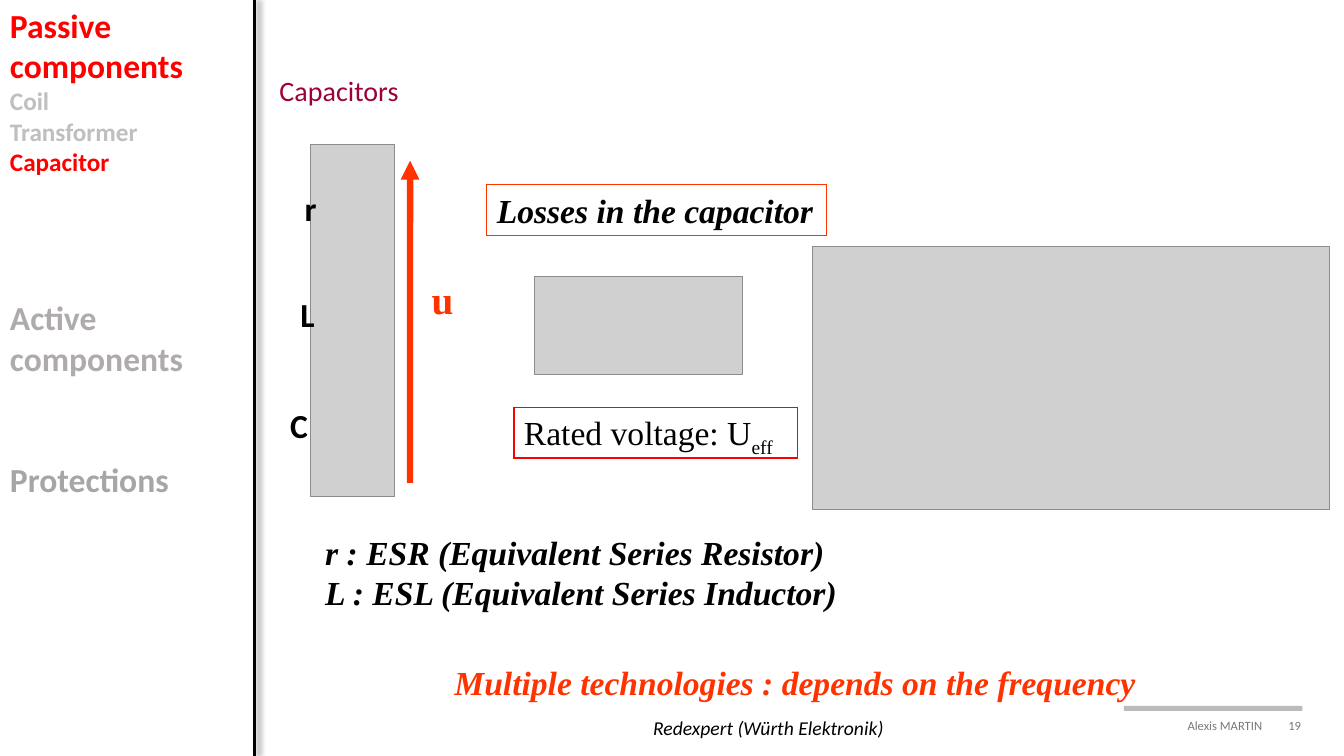
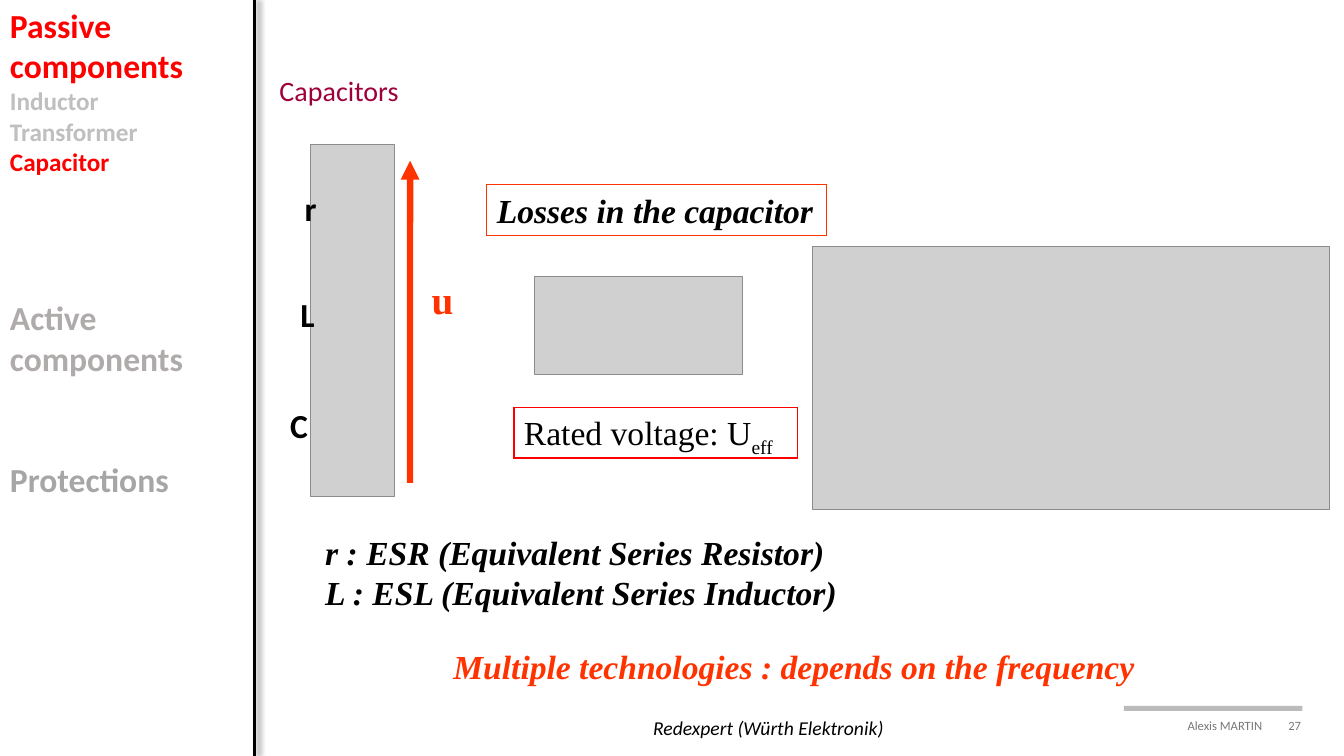
Before and after one commit to alexismartin46/Cours_Electronique_de_Puissance_FISE2, a slide deck: slide 27 of Cours/Cours3_components.pptx (slide 19 before the commit). Drawn at 1344x756 pixels with LibreOffice and Linux fonts; fonts in the diff are those of the drawing; grey boxes stand for pictures; background and template pictures are left out. Boxes give left, top, right and bottom in pixels: in the first picture for what was removed or moved away, otherwise in the second. Text is boxed around its words. In the diff, an @@ line names an element or a change of style, - is before the commit and + after.

```diff
--- a/Cours/Cours3_components.pptx
+++ b/Cours/Cours3_components.pptx
@@ text at [10,92,99,110]: text changed @@
-Coil
+Inductor
@@ text "Multiple technologies : depends on ...": place and size @@
-text "Multiple technologies : depends on ..." at [454,671,1135,701]
+text "Multiple technologies : depends on ..." at [453,655,1134,686]
@@ page number at [1188,721,1301,730]: text changed @@
-Alexis MARTIN 19
+Alexis MARTIN 27
```
Also in this commit, not shown: 16 other slides changed, 13 slides added, 1 slide removed.
